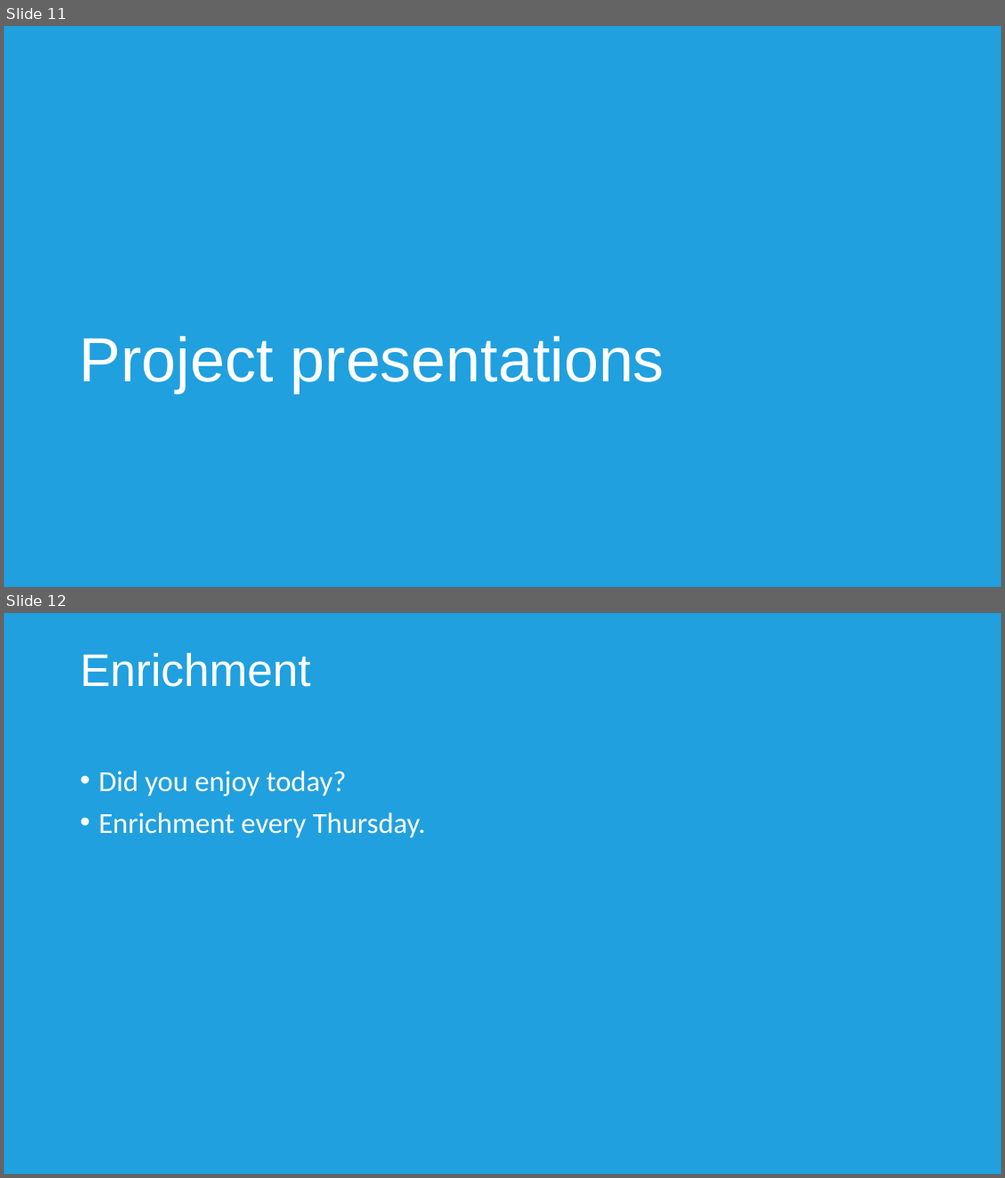
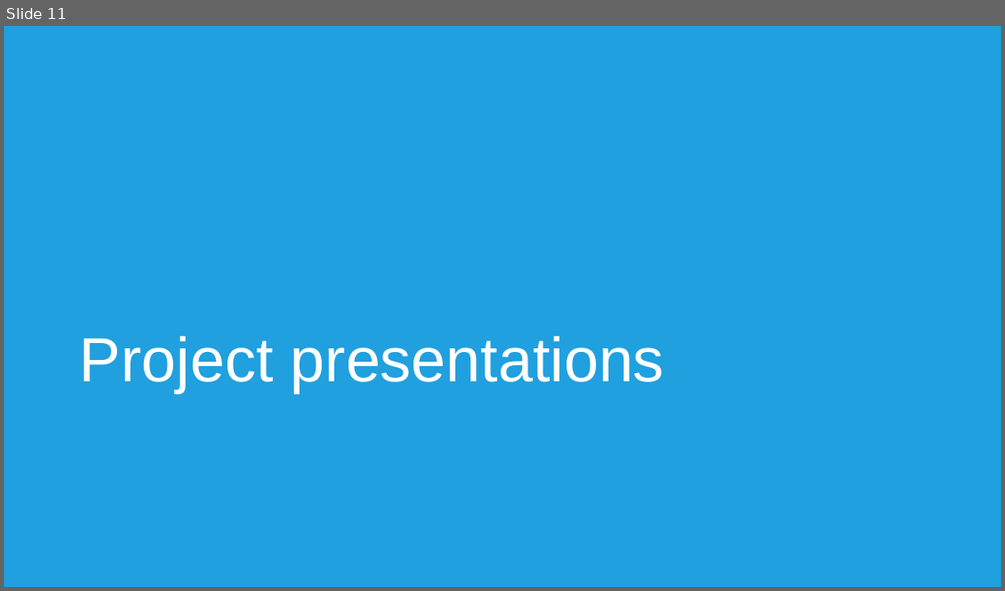
Before and after one commit to UTC-Reading-Salesforce-Student-Group/Salesforce-Introduction-Session, a slide deck: Documents/Salesforce Intro.pptx. Shown one above the other, each under a label of ours: slides 11 and 12 before the commit, slide 11 after it. The pictures are 1005x1178 and 1005x591 pixels, drawn with LibreOffice and Linux fonts; fonts in the diff are those of the drawing; background and template pictures are left out. Boxes give left, top, right and bottom in pixels: in the first picture for what was removed or moved away, otherwise in the second. Text is boxed around its words. In the diff, an @@ line names an element or a change of style, - is before the commit and + after.

```diff
--- a/Documents/Salesforce Intro.pptx
+++ b/Documents/Salesforce Intro.pptx
@@ slide 12 removed at [4,613,1001,1174], background #20A0DF @@
@@ title removed at [80,652,310,687] @@
-Enrichment
@@ text removed at [98,771,426,838] @@
-• Did you enjoy today?
-• Enrichment every Thursday.
```
Also in this commit, not shown: 7 slides changed, 2 slides added.
